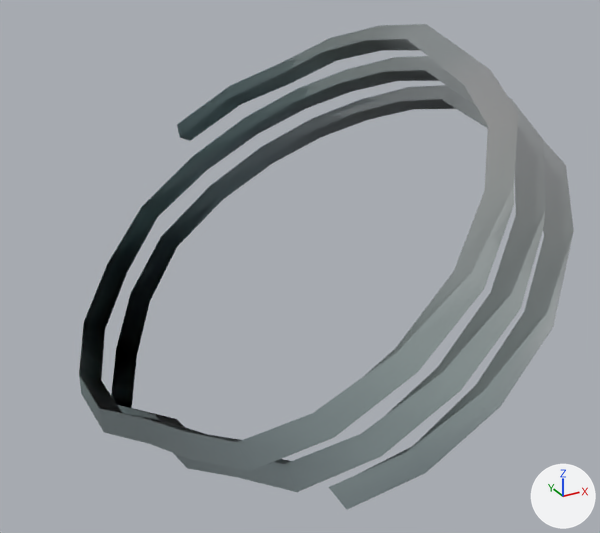
What one commit did to the glTF model assets/giant/parts/Accessory_bronze_arm_spiral.glb.
The view is the same before and after, from a 50 mm lens placed at (0.407, -0.562, 2.936), pointed at (0.697, -0.035, 2.673). Every picture has the same lights, and +X, +Y and +Z are marked at lower right. The older version comes first.

The first picture shows 'Accessory_bronze_arm_spiral'.
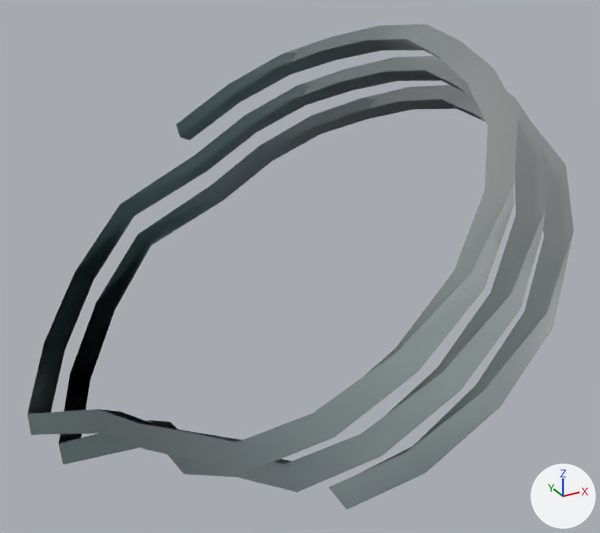
The change in detail:
me_accessory_bronze_arm_spiral_001 is used by ob_accessory_bronze_arm_spiral; location (0.0, 0.0, 0.0).
me_accessory_bronze_arm_spiral_001 had 168 vertices, 330 faces and spanned x 0.529..0.846, y -0.251..0.173, z 2.541..2.852.
me_accessory_bronze_arm_spiral_001 now has 168 vertices, 330 faces and spans x 0.49..0.846, y -0.251..0.218, z 2.502..2.852.
me_accessory_bronze_arm_spiral_001 part 1: 72 of 168 vertices moved; they spanned x 0.529..0.819, y -0.1..0.173, z 2.541..2.831 and now span x 0.49..0.819, y -0.101..0.218, z 2.502..2.832; mean shift (-0.008, 0.013, -0.008); largest move (0.567, 0.02, 2.55) -> (0.526, 0.043, 2.512).
me_accessory_bronze_arm_spiral_001 part 2: all 18 vertices in x 0.765..0.84, y -0.14..-0.076, z 2.77..2.844 are moved by (0.002, -0.001, 0.002).

Pixel boxes [x1, y1, x2, y2] of what changed, in the pictures (600 x 533 px; the box of a moved part takes in the faces that stretch with it):
'Accessory_bronze_arm_spiral', reshaped (10% wider)
    before: [79, 24, 574, 510]
    after: [27, 24, 574, 510]
part 1 of me_accessory_bronze_arm_spiral_001, moved or reshaped
    before: [79, 26, 412, 477]
    after: [27, 26, 413, 477]
part 2 of me_accessory_bronze_arm_spiral_001, moved or reshaped
    both: [407, 24, 565, 174]
